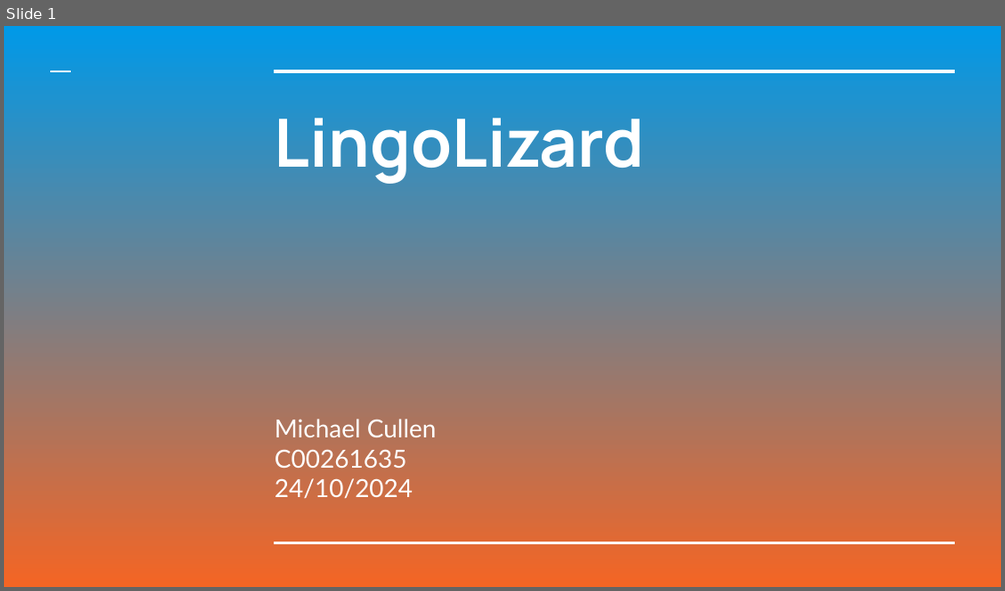
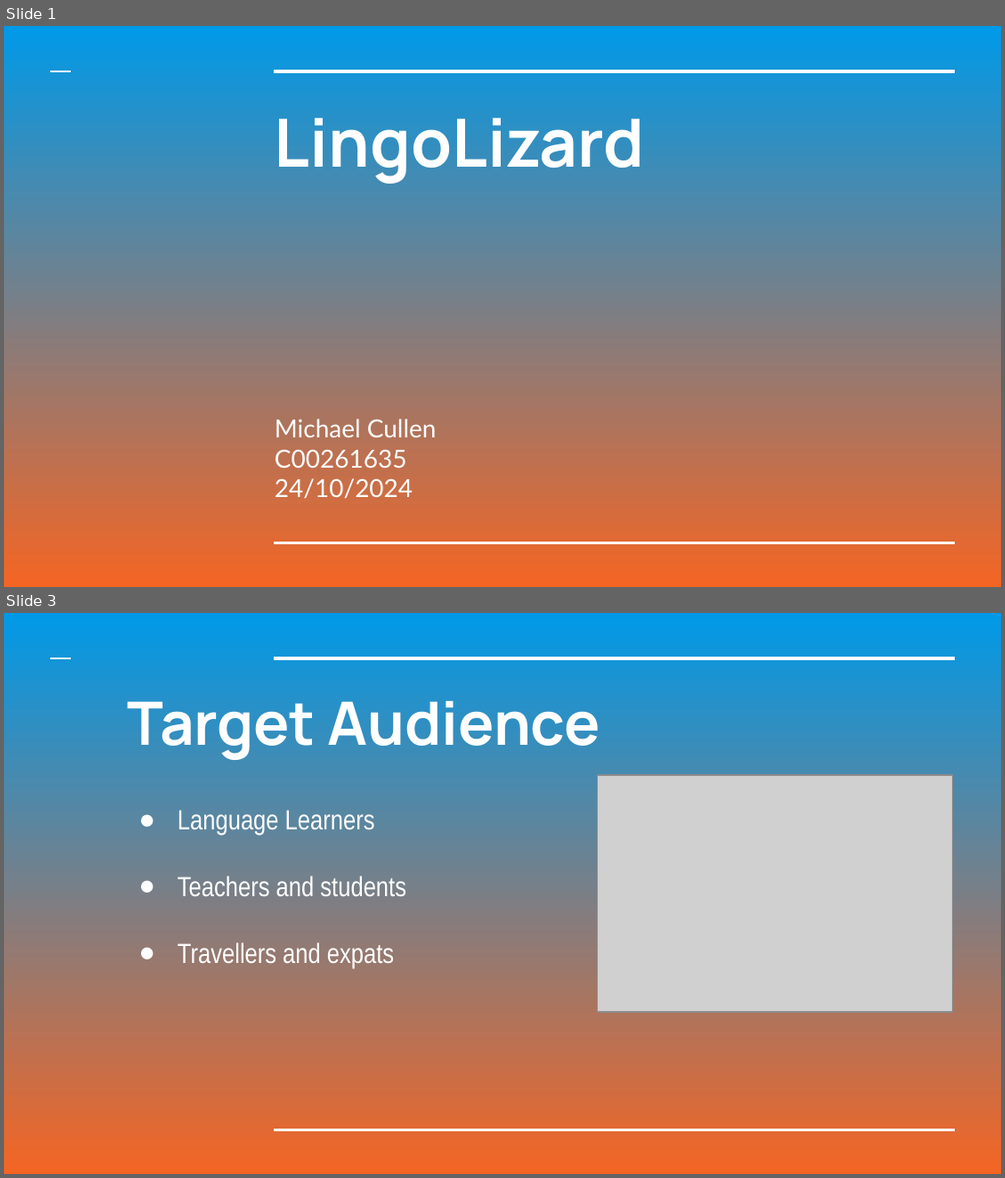
Before and after one commit to mjc136/4thYearProject, a slide deck: IterationZero/LingoLizard.pptx. Shown one above the other, each under a label of ours: slide 1 before the commit, slides 1 and 3 after it; the slides between them are not shown. The pictures are 1005x591 and 1005x1178 pixels, drawn with LibreOffice and Linux fonts; fonts in the diff are those of the drawing; grey boxes stand for pictures. Boxes give left, top, right and bottom in pixels: in the first picture for what was removed or moved away, otherwise in the second. Text is boxed around its words. In the diff, an @@ line names an element or a change of style, - is before the commit and + after.

```diff
--- a/IterationZero/LingoLizard.pptx
+++ b/IterationZero/LingoLizard.pptx
@@ slide 3 added at [4, 613, 1001, 1174], background gradient #0099E8 to #F46524; not listed: 3 template elements that a slide beside it also shows @@
@@ title added at [128, 701, 599, 760], 43.2 pt, text #FFFFFF, bold @@
+Target Audience
@@ picture added at [597, 774, 953, 1012] @@
@@ subtitle added at [178, 810, 406, 968], 20 pt, text #FFFFFF @@
+● Language Learners
+● Teachers and students
+● Travellers and expats
```
Also in this commit, not shown: 7 slides changed, 4 other slides added, 1 slide removed, 2 other files.
